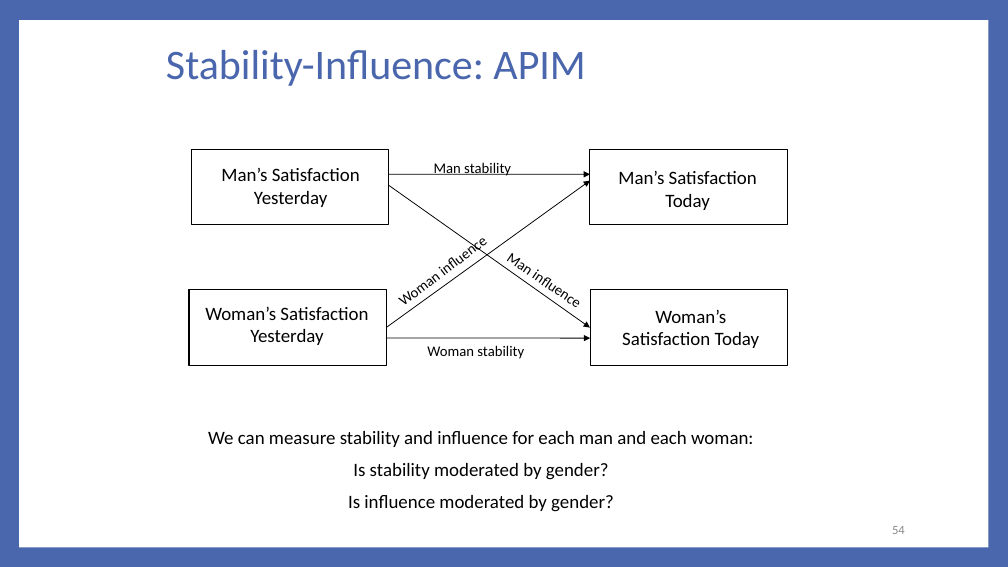
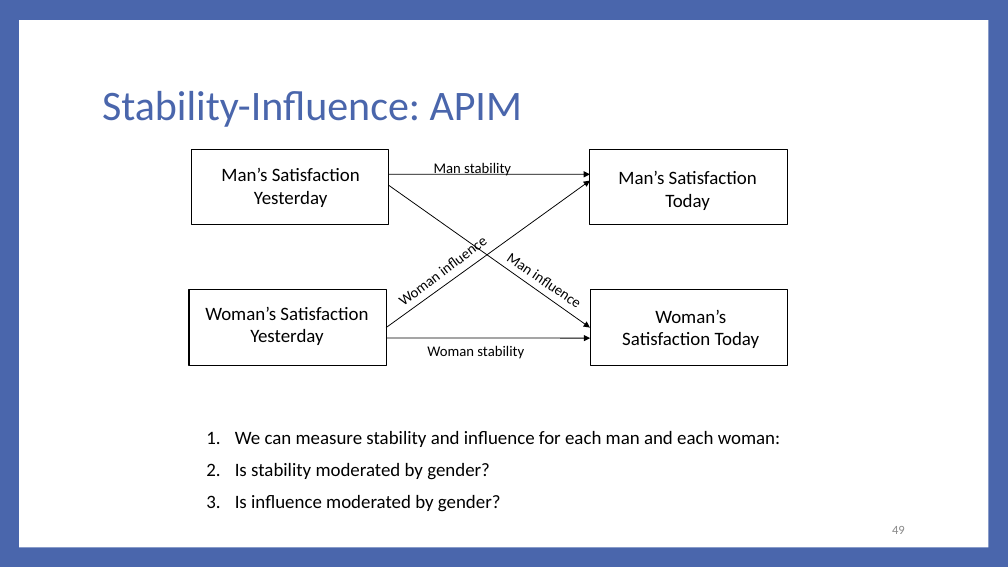
Before and after one commit to RandiLGarcia/2day-dyad-workshop, a slide deck: slide 49 of Day 2/Lecture Slides/Day 2 Slides.pptx (slide 54 before the commit). Drawn at 1008x567 pixels with LibreOffice and Linux fonts; fonts in the diff are those of the drawing. Boxes give left, top, right and bottom in pixels: in the first picture for what was removed or moved away, otherwise in the second. Text is boxed around its words. In the diff, an @@ line names an element or a change of style, - is before the commit and + after.

```diff
--- a/Day 2/Lecture Slides/Day 2 Slides.pptx
+++ b/Day 2/Lecture Slides/Day 2 Slides.pptx
@@ title "Stability-Influence: APIM": place and size @@
-title "Stability-Influence: APIM" at box(166, 50, 585, 86)
+title "Stability-Influence: APIM" at box(102, 91, 522, 127)
@@ text "We can measure stability and ..." at box(235, 431, 780, 512): alignment centre to left; bullet none to 1. @@
@@ page number at box(892, 526, 905, 534): text changed @@
-54
+49
```
Also in this commit, not shown: 5 other slides changed, 15 slides added, 4 slides removed, 47 other files.
